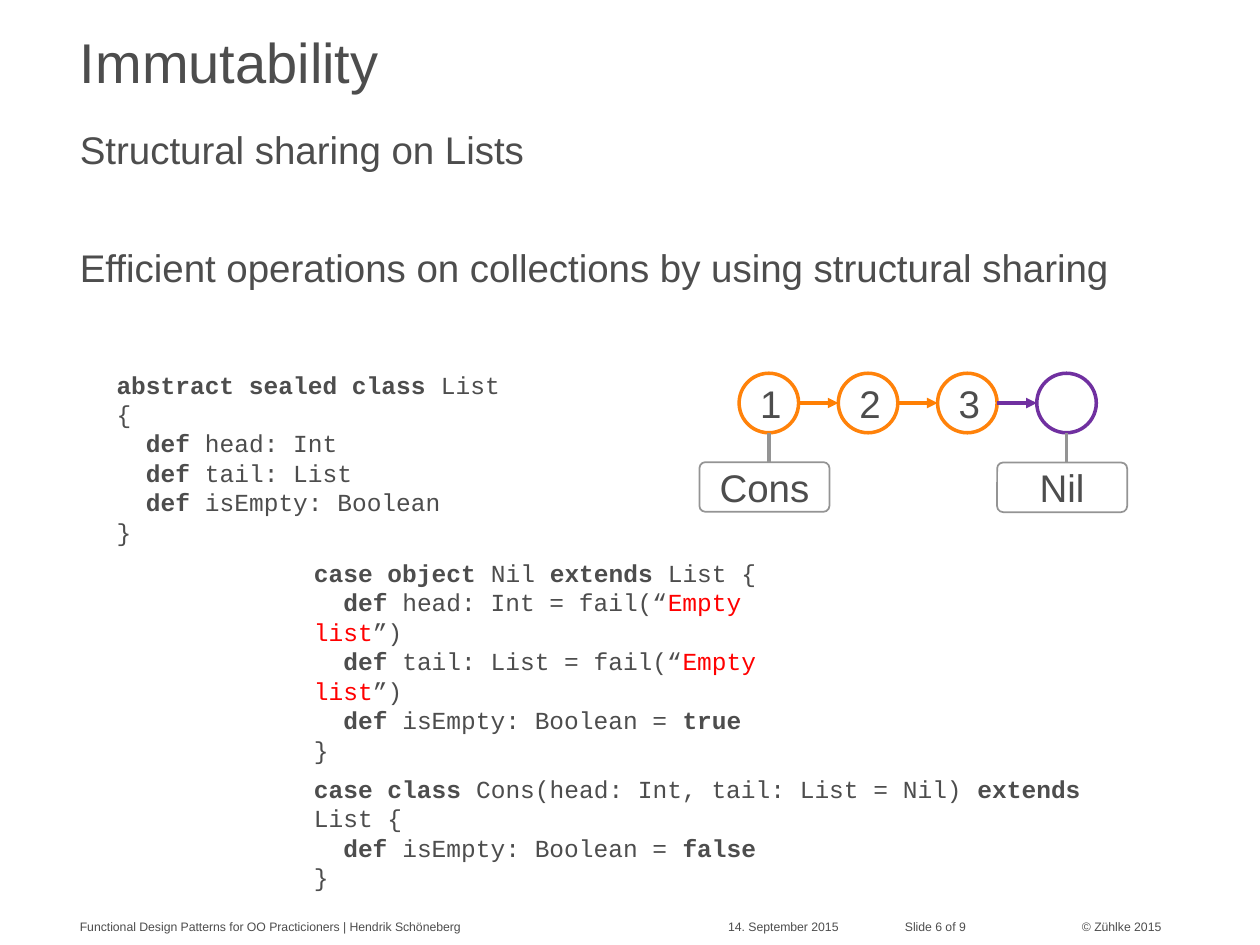
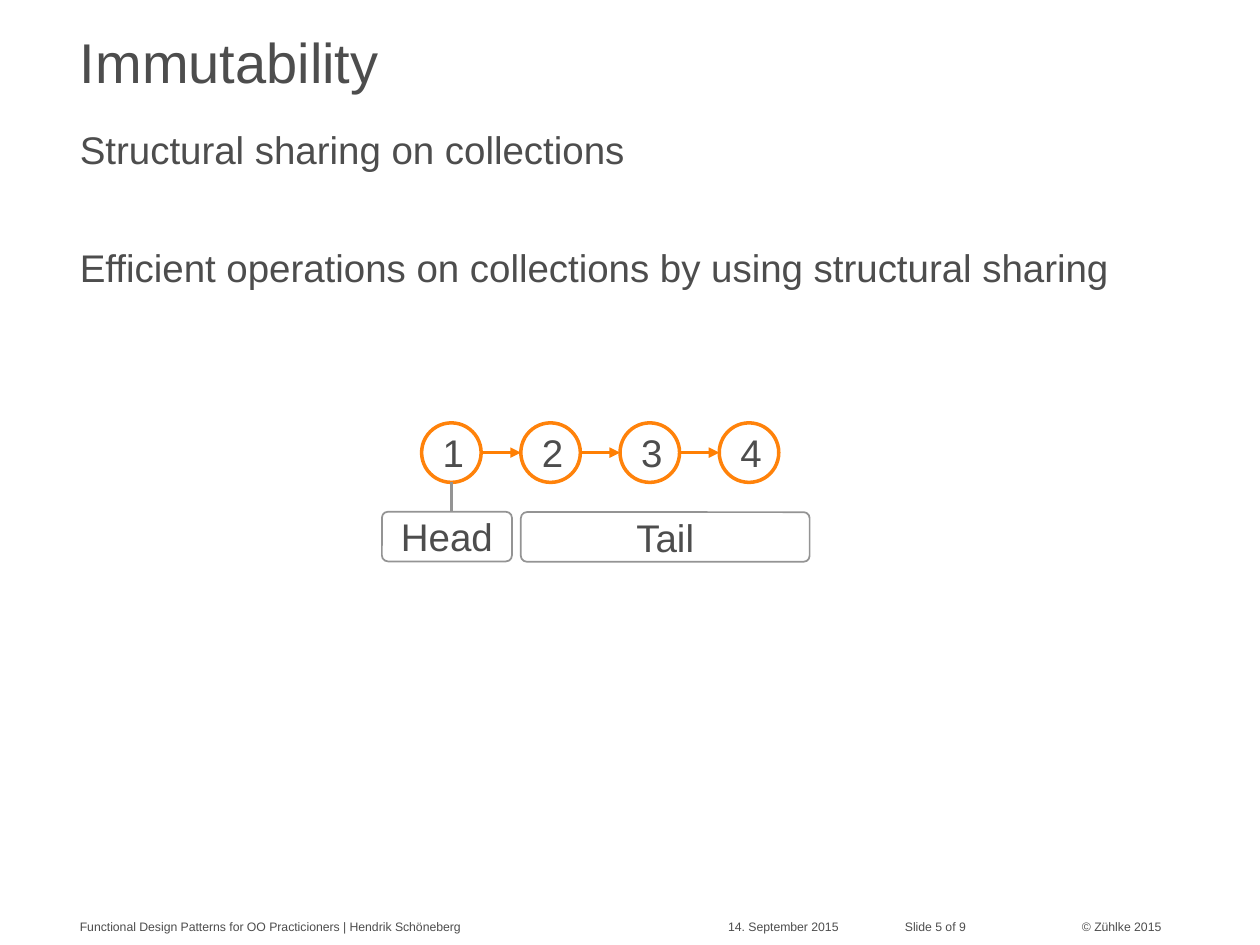
Before and after one commit to aax/zdays-fp-patterns, a slide deck: slide 5 of hesc_slides.pptx (slide 6 before the commit). Drawn at 1260x945 pixels with LibreOffice and Linux fonts; fonts in the diff are those of the drawing; background and template pictures are left out. Boxes give left, top, right and bottom in pixels: in the first picture for what was removed or moved away, otherwise in the second. Text is boxed around its words. In the diff, an @@ line names an element or a change of style, - is before the commit and + after.

```diff
--- a/hesc_slides.pptx
+++ b/hesc_slides.pptx
@@ text at [80, 136, 624, 172]: text changed @@
-Structural sharing on Lists
+Structural sharing on collections
@@ rectangle removed at [105, 363, 532, 532] @@
-abstract sealed class List {
-def head: Int
-def tail: List
-def isEmpty: Boolean
-}
@@ ellipse removed at [1037, 373, 1096, 432] @@
@@ arrow removed from (997, 403) to (1037, 403) @@
@@ ellipse "3": place and size @@
-ellipse "3" at [937, 373, 997, 432]
+ellipse "3" at [620, 423, 679, 483]
@@ ellipse added at [719, 423, 779, 483], fill #FFFFFF, outline #FF820A 2 pt, 22 pt, text #4D4D4D @@
+4
@@ line removed from (1066, 433) to (1066, 462) @@
@@ arrow moved from (898, 403) - (937, 403) to (581, 452) - (620, 452) @@
@@ arrow added from (679, 452) to (719, 452), #FF7F04 2 pt @@
@@ rounded rectangle removed at [699, 462, 829, 512] @@
-Cons
@@ rounded rectangle removed at [997, 462, 1126, 512] @@
-Nil
@@ 2 ellipses, 1 arrow, 1 line: place and size @@
-2 ellipses, 1 arrow, 1 line at [740, 373, 897, 462]
+2 ellipses, 1 arrow, 1 line at [422, 423, 580, 512]
@@ rounded rectangle added at [382, 512, 512, 561], fill #FFFFFF, outline #949494 1 pt, 22 pt, text #4D4D4D @@
+Head
@@ rounded rectangle added at [520, 512, 809, 561], fill #FFFFFF, outline #949494 1 pt, 22 pt, text #4D4D4D @@
+Tail
@@ rectangle removed at [301, 552, 829, 721] @@
-case object Nil extends List {
-def head: Int = fail(“Empty list”)
-def tail: List = fail(“Empty list”)
-def isEmpty: Boolean = true
-}
@@ rectangle removed at [301, 767, 1134, 890] @@
-case class Cons(head: Int, tail: List = Nil) extends List {
-def isEmpty: Boolean = false
-}
```
Also in this commit, not shown: 5 other slides changed, 5 other files.
